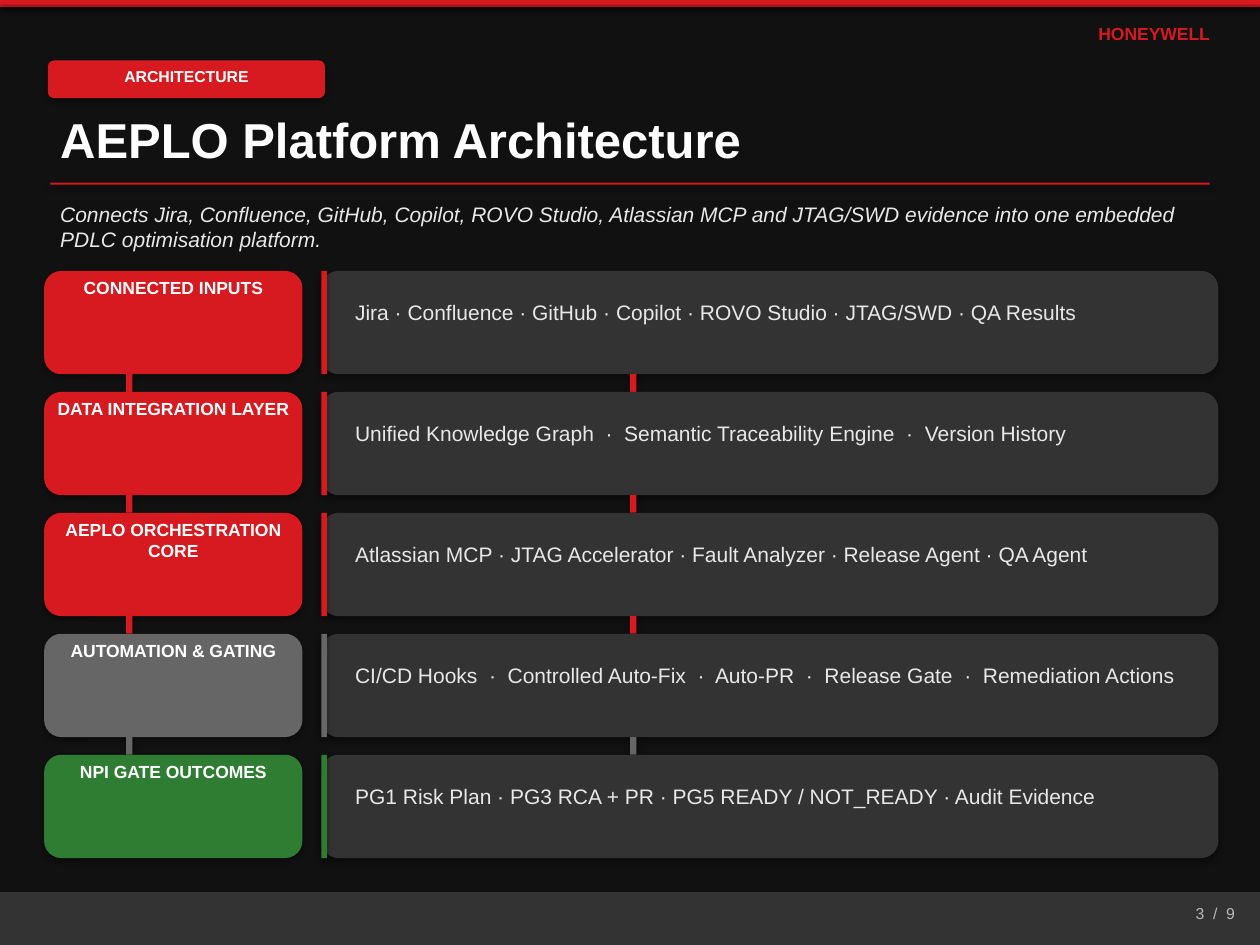
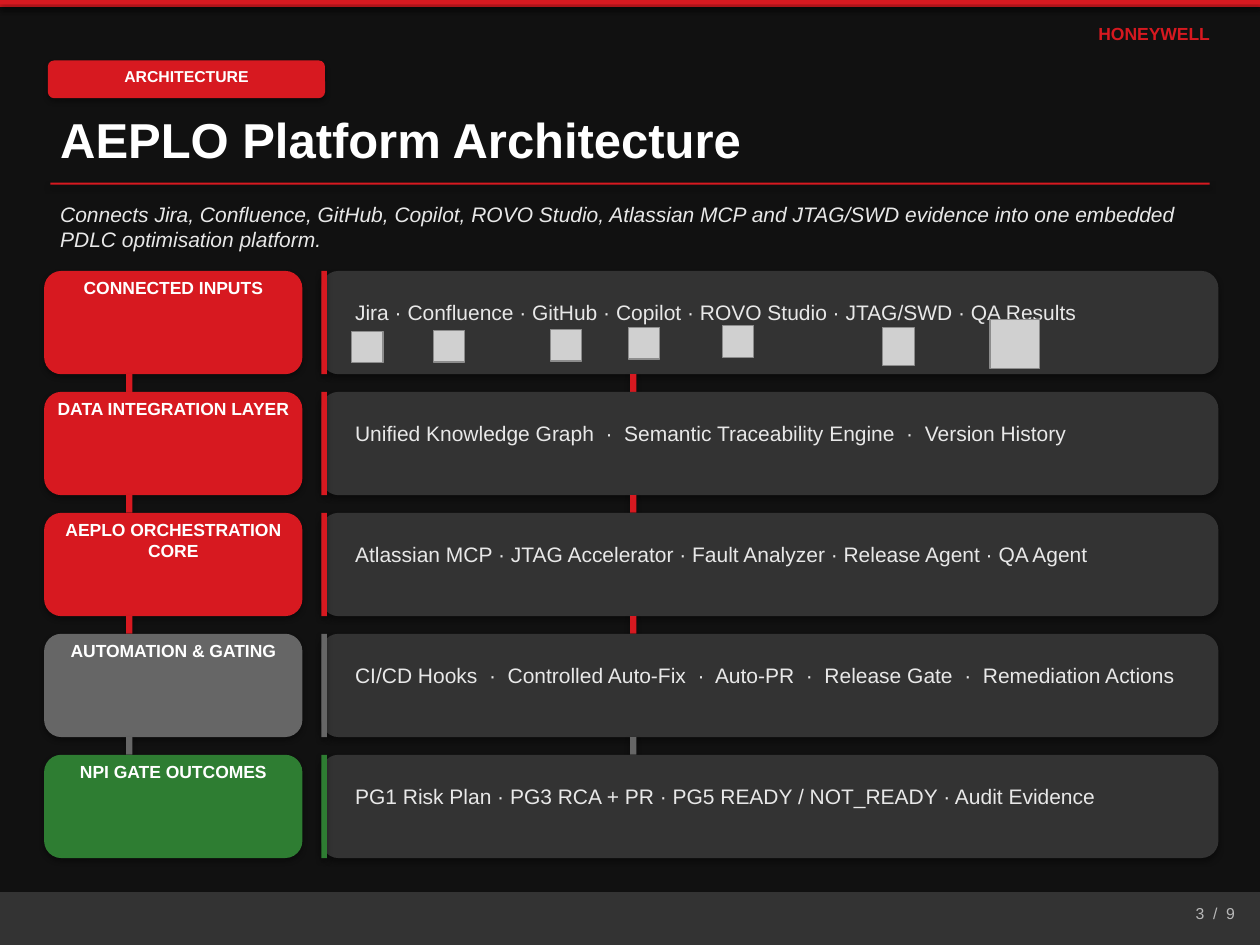
Before and after one commit to shyamnexus/HON_PPT, a slide deck: slide 3 of AI-Driven Embedded Product Lifecycle OrchestratorV10.pptx. Drawn at 1260x945 pixels with LibreOffice and Linux fonts; fonts in the diff are those of the drawing; grey boxes stand for pictures. Boxes give left, top, right and bottom in pixels: in the first picture for what was removed or moved away, otherwise in the second. Text is boxed around its words. In the diff, an @@ line names an element or a change of style, - is before the commit and + after.

```diff
--- a/AI-Driven Embedded Product Lifecycle OrchestratorV10.pptx
+++ b/AI-Driven Embedded Product Lifecycle OrchestratorV10.pptx
@@ picture added at [629,328,660,359] @@
@@ picture added at [722,325,753,357] @@
@@ picture added at [883,328,915,365] @@
@@ picture added at [990,320,1040,369] @@
@@ picture added at [352,331,383,363] @@
@@ picture added at [433,330,465,362] @@
@@ picture added at [551,330,582,362] @@
```
Also in this commit, not shown: 3 other slides changed, 7 other files.
